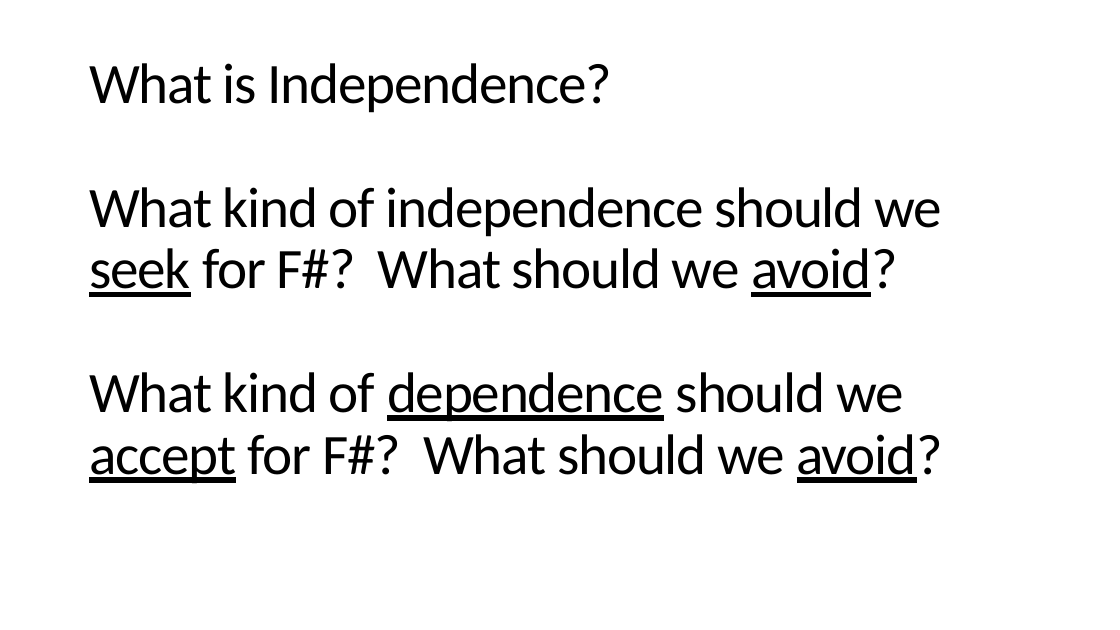
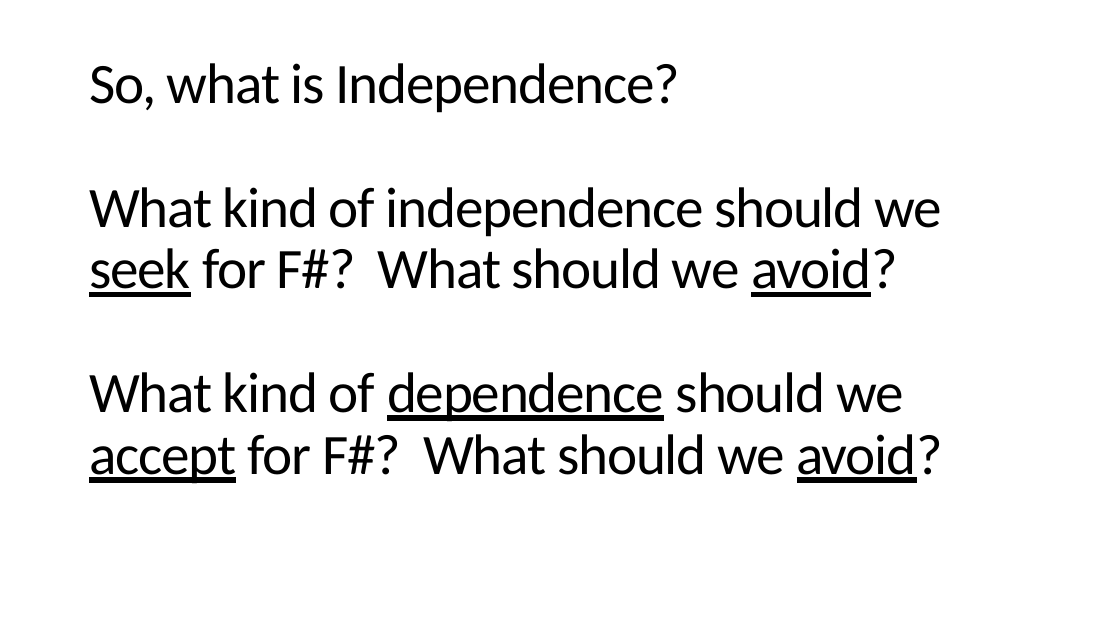
Before and after one commit to dsyme/dsyme-presentations, a slide deck: slide 24 of 2020-06-04-fsharpconf/on-independence.pptx. Drawn at 1120x630 pixels with LibreOffice and Linux fonts; fonts in the diff are those of the drawing. Boxes give left, top, right and bottom in pixels: in the first picture for what was removed or moved away, otherwise in the second. Text is boxed around its words. In the diff, an @@ line names an element or a change of style, - is before the commit and + after.

```diff
--- a/2020-06-04-fsharpconf/on-independence.pptx
+++ b/2020-06-04-fsharpconf/on-independence.pptx
@@ title at [89,63,944,484]: text changed @@
-What is Independence?
-What kind of independence should we seek for F#? What should we avoid?
-What kind of dependence should we accept for F#? What should we avoid?
+So, what is Independence?
+What kind of independence should we seek for F#? What should we avoid?
+What kind of dependence should we accept for F#? What should we avoid?
```
Also in this commit, not shown: 12 other slides changed, 4 slides added, 3 slides removed, 2 other files.
